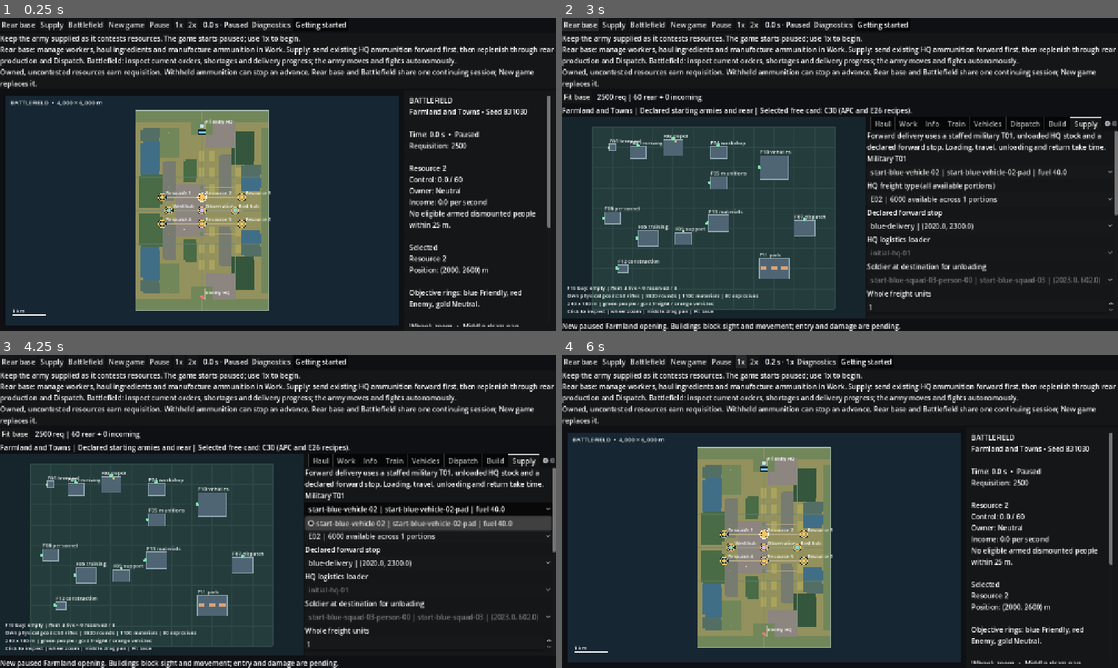
Above: before the commit, frames 1-4 (two rows, left to right).
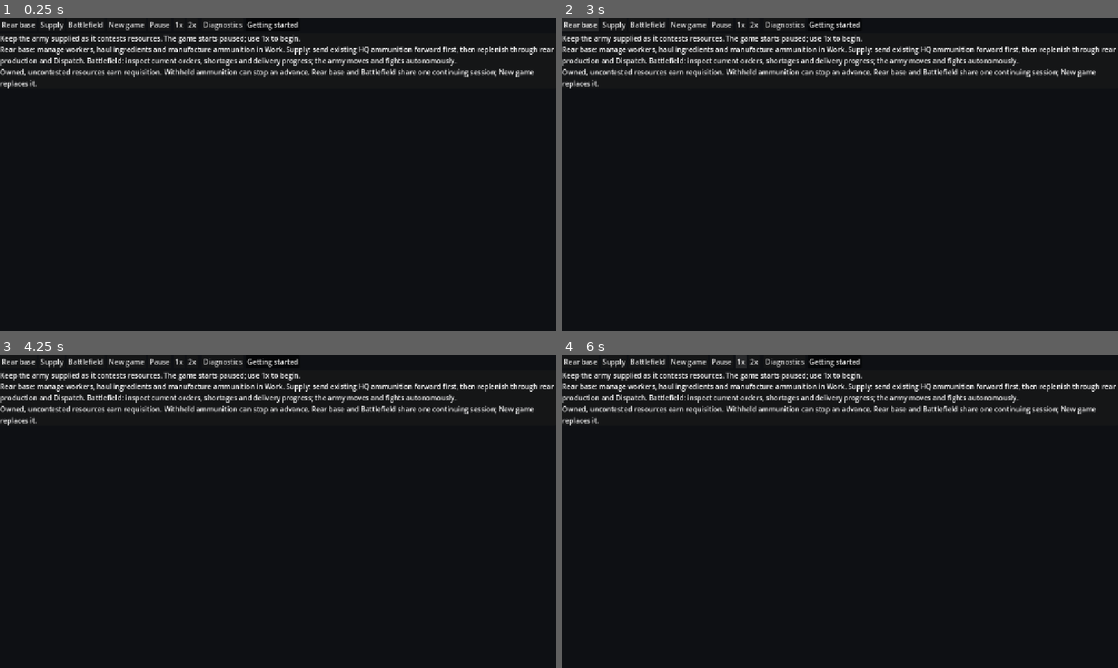
Above: after the commit, the same moments.

Repository: TheInfinityIQ/Trencho_V4
Game: Godot game, scene res://game/main/main.tscn
The game is run twice, just before and just after one commit, with the same random seed, the same clock (stepped at 60 frames per second) and the same inputs.
Inputs (mouse positions are in pixels of both pictures, inside the frame that each line leads up to):
- Up to frame 1 (0.25 s): no input
- Up to frame 2 (3 s): click "Supply" at 0.5 s; click "New game" at 1.25 s; click "New game" at 2 s; click "Rear base" at 2.75 s
- Up to frame 3 (4.25 s): click (428, 508) at 3.5 s, where only the run before the commit has a clickable "start-blue-vehicle-02 | start…"
- Up to frame 4 (6 s): click (990, 508) at 4.25 s, where only the run before the commit has a clickable "start-blue-vehicle-02 | start…"; click "Battlefield" at 5 s; click "1x" at 5.75 s

The runs differ from the first frame. In frame 1, 55% of the frame differs, in the area x 1-99%, y 1-99%; in frame 2, 33%; in frame 3, 34%; in frame 4, 55%.
Error after the commit: Parse Error: Too many arguments for "snapshot()" call. Expected at most 0 but received 2. (res://game/rear_base/base_demo.gd:966)

Commit message:
Use light rear views and refresh selected costly panels only

Diff:
--- a/game/rear_base/base_demo.gd
+++ b/game/rear_base/base_demo.gd
@@ -164,6 +164,8 @@
 	_load_production()
 	_load_store()
 	_load_vehicle_people()
+	tabs.tab_changed.connect(func(_index: int) -> void:
+		if is_node_ready() and is_visible_in_tree(): _refresh())
 	_refresh()
 
 func _process(delta: float) -> void:
@@ -959,7 +961,9 @@
 	_displayed_speed = simulation.speed
 	_displayed_planning_revision = simulation.planning_view_revision
 	base_map.queue_redraw()
-	var view: Dictionary = simulation.snapshot()
+	var active_panel: String = str(tabs.get_tab_control(tabs.current_tab).name)
+	var diagnostics: bool = OS.get_environment("TRENCHO_HQ_DIAGNOSTICS") == "1"
+	var view: Dictionary = simulation.snapshot(diagnostics,diagnostics or active_panel == "Dispatch")
 	_sync_haul_stores()
 	_sync_option(store,simulation.rear.stores.keys())
 	_sync_option(construction_source,simulation.rear.stores.keys())
@@ -981,8 +985,8 @@
 		if row.id == selected_site:
 			var builders: String = "builders-"+row.id
 			construction_status.text = "%s %s: %s\nM11 at site %d/%d; builders present %d/4; %.1f/%.0f work seconds\n%s" % [row. …(249 unchanged characters)…
-	_refresh_dispatch(view)
-	forward_delivery_panel.refresh()
+	if active_panel == "Dispatch": _refresh_dispatch(view)
+	if active_panel == "Supply": forward_delivery_panel.refresh()
 	_refresh_hq(view)
 	var offer: Dictionary = view.receiving.recovery_offer
 	recovery_button.visible = offer.available
@@ -997,11 +1001,14 @@
 			if not row.person_id.is_empty():
 				var person: Dictionary = simulation.rear.ledger.inspect_entity(row.person_id)
 				training_status.text += "\nBasic completed: %s; specialist: %s\nActual position %s; duty %s" % [str(person.basic_training),person.qualification,str(person.position),person.duty_id if not person.duty_id.is_empty() else person.assignment]
-	status.text = "  %.0f req | %d rear + %d incoming" % [view.receiving.money, simulation.receiving.rear_population(), simulation.receiving.incoming_people()]
+	var rear_population := 0
+	for person in view.rear.people:
+		if person.owner == simulation.rear.PLAYER and person.get("rear_place","None") in ["Occupied","Held Home"]: rear_population += 1
+	status.text = "  %.0f req | %d rear + %d incoming" % [view.receiving.money, rear_population, simulation.receiving.incoming_people()]
 	_fill(orders, _order_ids, view.receiving.orders, func(o: Dictionary) -> String: return o.id + " " + o.state + " | " + o.blocked_reason)
 	var actual_people: Array = view.rear.people.filter(func(p: Dictionary) -> bool: return p.owner == "army-blue")
 	_fill(people, _person_ids, actual_people, func(p: Dictionary) -> String: return p.id + " | " + (p.duty_id if not p.duty_id.is_empty() else p.assignment) + " | " + p.phase)
-	_load_vehicle_people()
+	if active_panel == "Vehicles": _load_vehicle_people()
 	_fill(vehicle_rows,vehicle_ids,view.vehicles.rows,func(row: Dictionary) -> String: return "%s %s | %s | fuel %.1f/%.0f | F11 %d" % [row.id,row.hull.design_type,row.state,row.hull.fuel,row.hull.vehicle_spec.tank_capacity,row.slot+1])
 	if vehicle_rows.get_selected_items().is_empty() and vehicle_rows.item_count > 0:
 		vehicle_rows.select(0)
